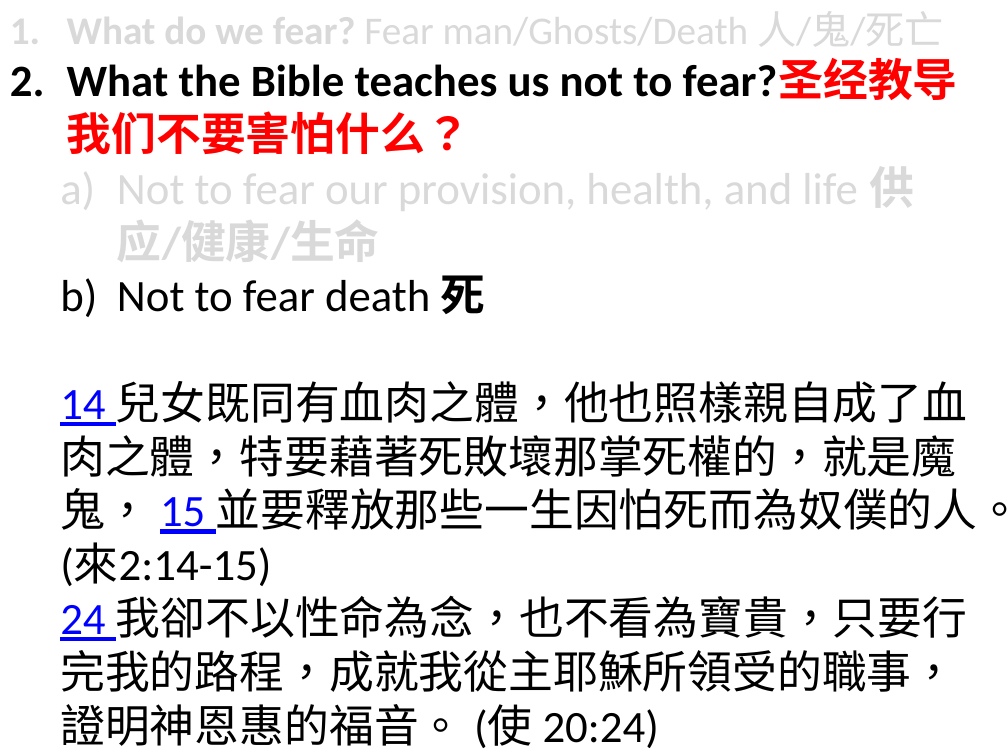
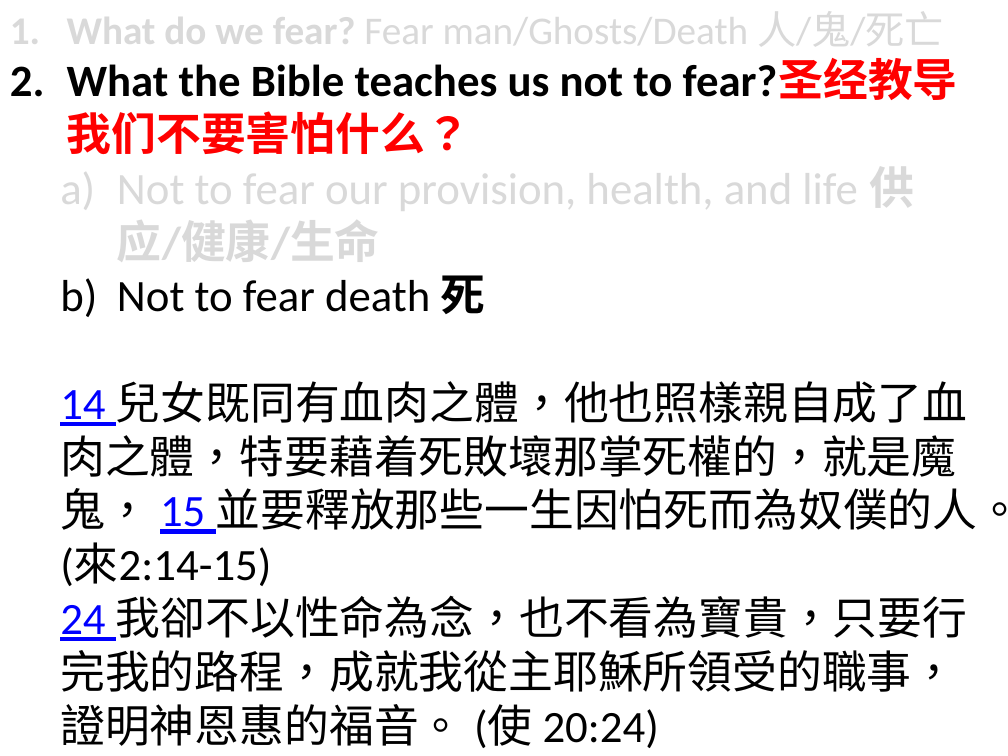
Before and after one commit to sauchilee/sauchilee.github.io, a slide deck: slide 7 of preaching/敬畏神.pptx. Drawn at 1008x756 pixels with LibreOffice and Linux fonts; fonts in the diff are those of the drawing. Boxes give left, top, right and bottom in pixels: in the first picture for what was removed or moved away, otherwise in the second. Text is boxed around its words. In the diff, an @@ line names an element or a change of style, - is before the commit and + after.

```diff
--- a/preaching/敬畏神.pptx
+++ b/preaching/敬畏神.pptx
@@ text at (60, 381, 1008, 586): text changed @@
-  14 兒女既同有血肉之體，他也照樣親自成了血肉之體，特要藉著死敗壞那掌死權的，就是魔鬼， 15 並要釋放那些一生因怕死而為奴僕的人。(來2:14-15)
+  14 兒女既同有血肉之體，他也照樣親自成了血肉之體，特要藉着死敗壞那掌死權的，就是魔鬼， 15 並要釋放那些一生因怕死而為奴僕的人。(來2:14-15)
```
Also in this commit, not shown: 10 other slides changed, 15 other files.
